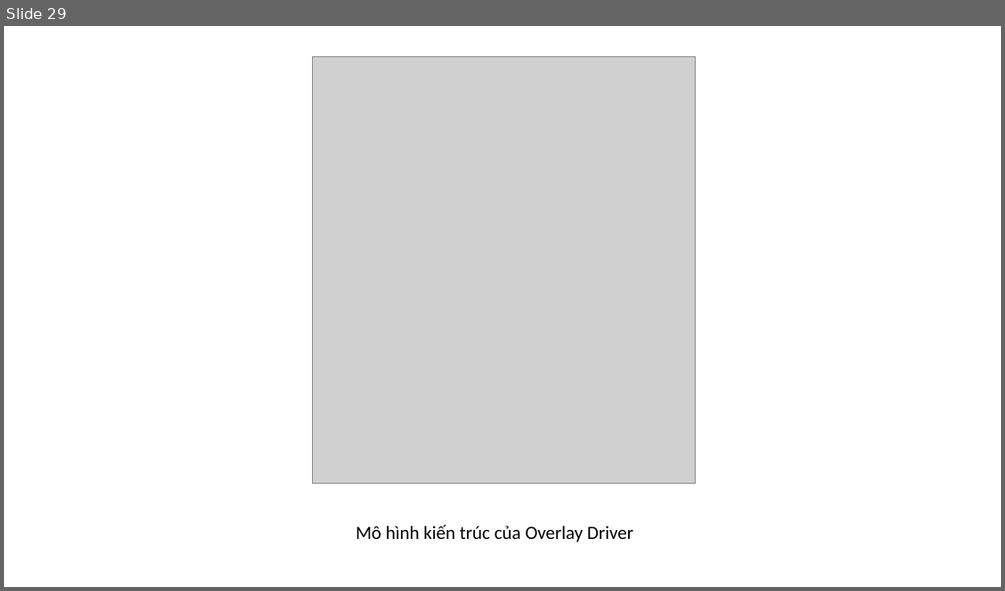
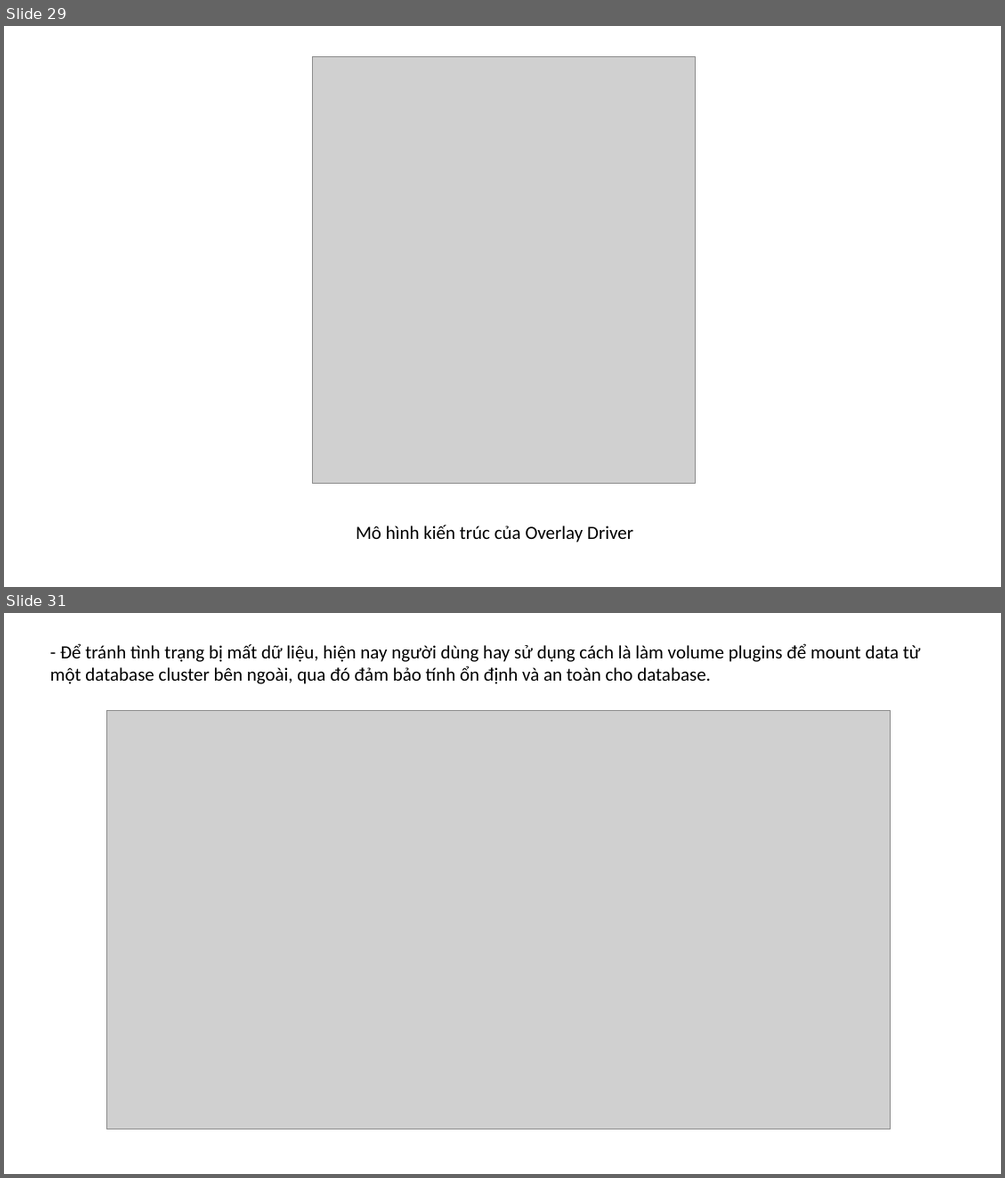
Before and after one commit to kidluc/Docker-Swarm, a slide deck: report.pptx. Shown one above the other, each under a label of ours: slide 29 before the commit, slides 29 and 31 after it; the slides between them are not shown. The pictures are 1005x591 and 1005x1178 pixels, drawn with LibreOffice and Linux fonts; fonts in the diff are those of the drawing; grey boxes stand for pictures. Boxes give left, top, right and bottom in pixels: in the first picture for what was removed or moved away, otherwise in the second. Text is boxed around its words. In the diff, an @@ line names an element or a change of style, - is before the commit and + after.

```diff
--- a/report.pptx
+++ b/report.pptx
@@ slide 31 added at <box>4,613,1001,1174</box>, background #FFFFFF @@
@@ text added at <box>50,643,921,684</box>, 18 pt, text #000000 @@
+- Để tránh tình trạng bị mất dữ liệu, hiện nay người dùng hay sử dụng cách là làm volume plugins để mount data từ một database cluster bên ngoài, qua đó đảm bảo tính ổn định và an toàn cho database.
@@ picture added at <box>106,710,890,1129</box> @@
```
Also in this commit, not shown: 1 other slide added, 4 other files.
